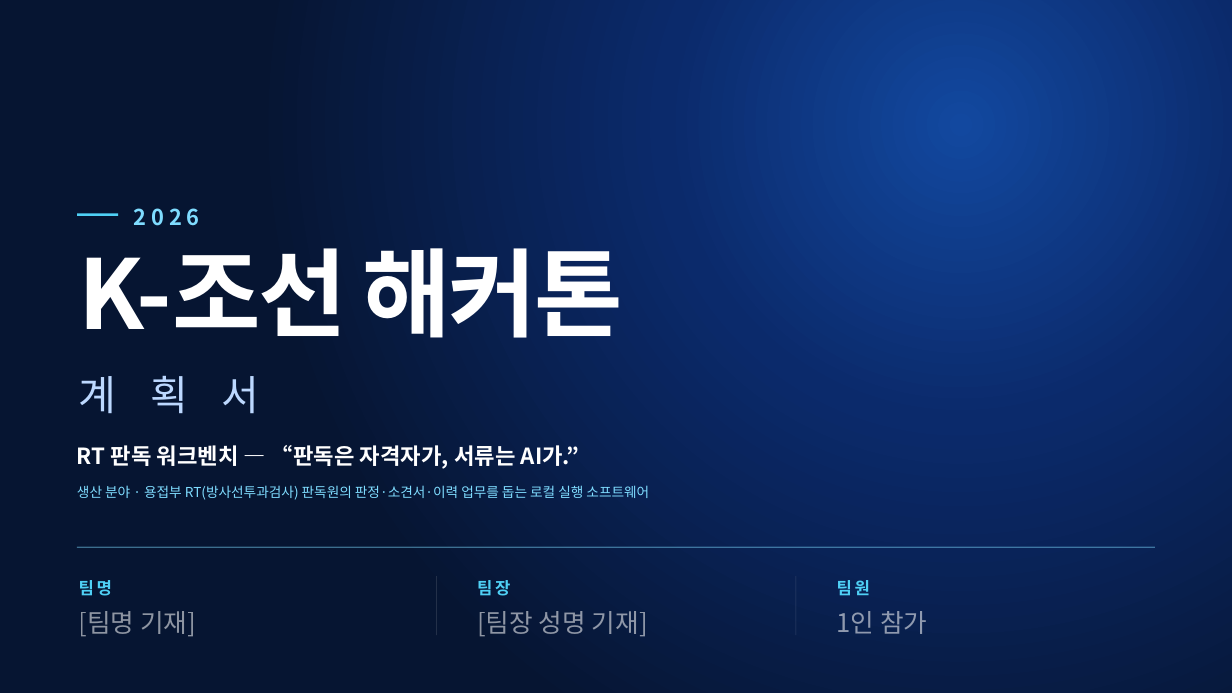
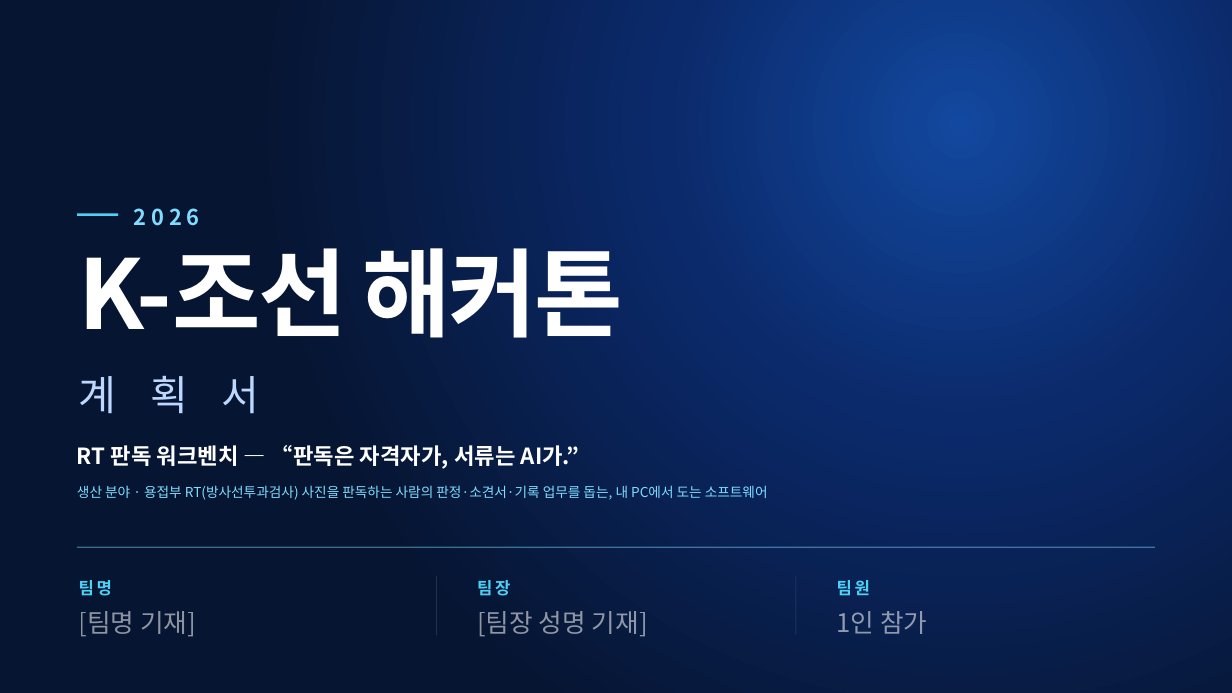
Before and after one commit to inha-ideal-agent/inha-ideal-agent, a slide deck: slide 1 of rt-workbench/docs/2026_K조선해커톤_계획서_RT판독워크벤치.pptx. Drawn at 1232x693 pixels with LibreOffice and Linux fonts; fonts in the diff are those of the drawing. Boxes give left, top, right and bottom in pixels: in the first picture for what was removed or moved away, otherwise in the second. Text is boxed around its words. In the diff, an @@ line names an element or a change of style, - is before the commit and + after.

```diff
--- a/rt-workbench/docs/2026_K조선해커톤_계획서_RT판독워크벤치.pptx
+++ b/rt-workbench/docs/2026_K조선해커톤_계획서_RT판독워크벤치.pptx
@@ text at <box>77,485,768,500</box>: text changed @@
-생산 분야 · 용접부 RT(방사선투과검사) 판독원의 판정·소견서·이력 업무를 돕는 로컬 실행 소프트웨어
+생산 분야 · 용접부 RT(방사선투과검사) 사진을 판독하는 사람의 판정·소견서·기록 업무를 돕는, 내 PC에서 도는 소프트웨어
```
Also in this commit, not shown: 5 other slides changed, 19 other files.
